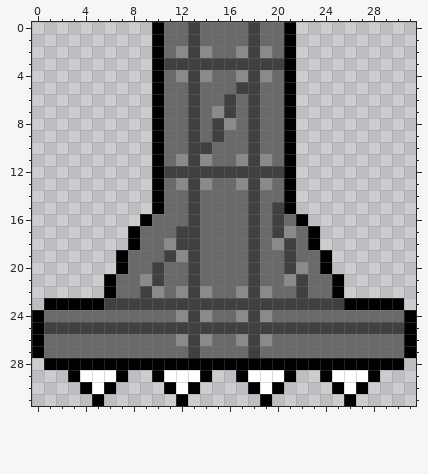
Two versions of one pixel-art file, Recoil/Assets/Aseprite/Traps/Crusher.aseprite. The picture above is the old version.
32x32 pixels, 1 frame.
New version:
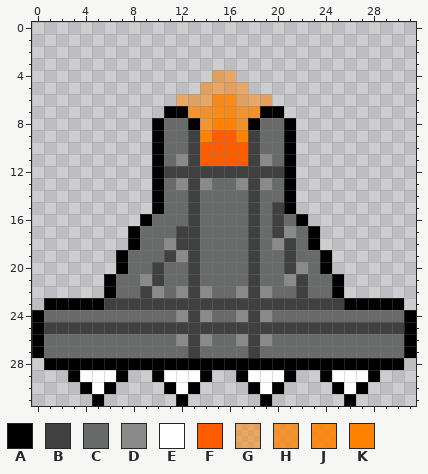
Palette (. is transparent): A #000000  B #404040  C #696a6a  D #8a8a8a  E #ffffff  F #ff5c00  G #ff820081  H #ff8200c1  J #ff8200e0  K #ff8200
Commit message: Tiles Placed for Junkyard
Edits made:
y 0..1: x 10..21 ACCBCCCCBCCA -> ............
y 2: x 10..21 ACDBDCCDBDCA -> ............
y 3: x 10..21 ABBBBBBBBBBA -> ............
y 4: x 10..21 ACDBDCCDBDCA -> .....GG.....
y 5: x 10..21 ACCBCCCBBCCA -> ....GGGG....
y 6: x 10..21 ACCBCCBCBCCA -> ..GGGJJGGG..
y 7: x 10..21 ACCBCDBCBCCA -> .AAHHJJHHAA.
y 8: x 13..18 BCBDCB -> AHKKHA
y 9: x 14..17 CBCC -> KFFK
y 10: x 14..17 BCCC -> FFFF
y 11: x 14..17 DCCD -> FFFF
